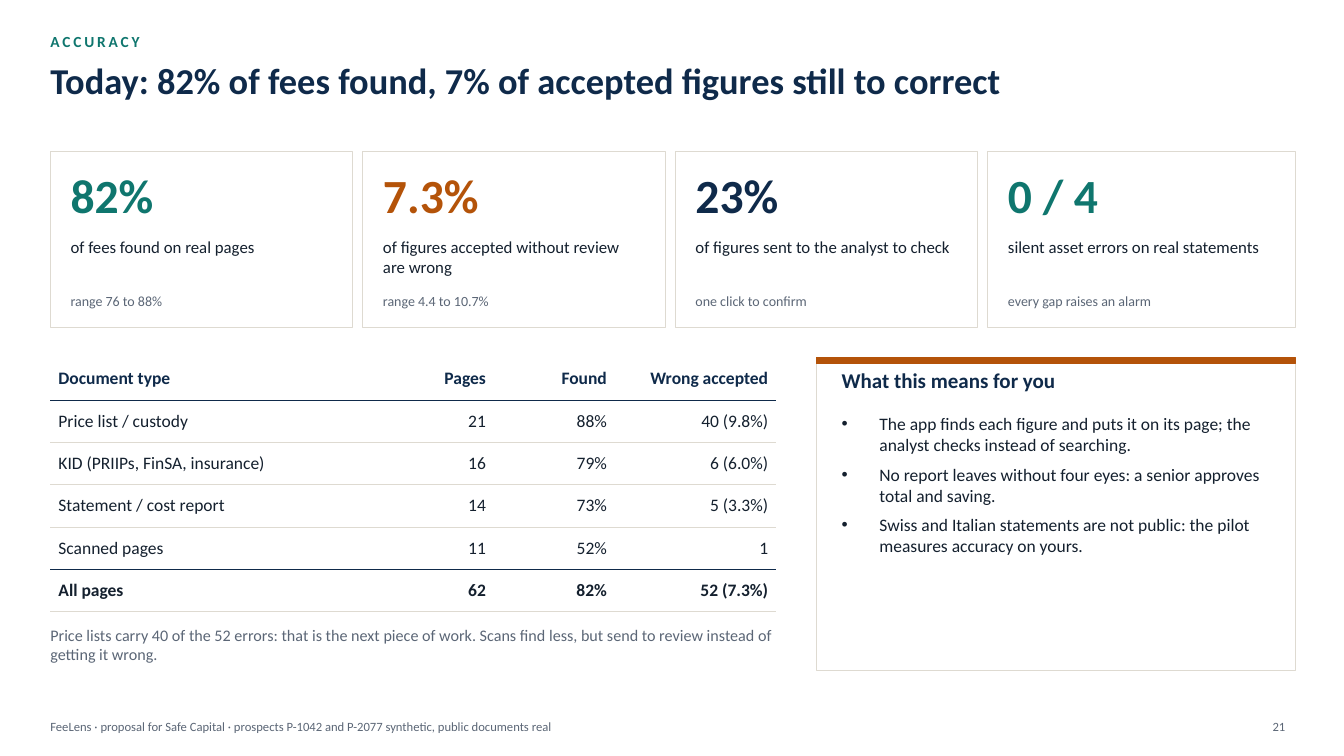
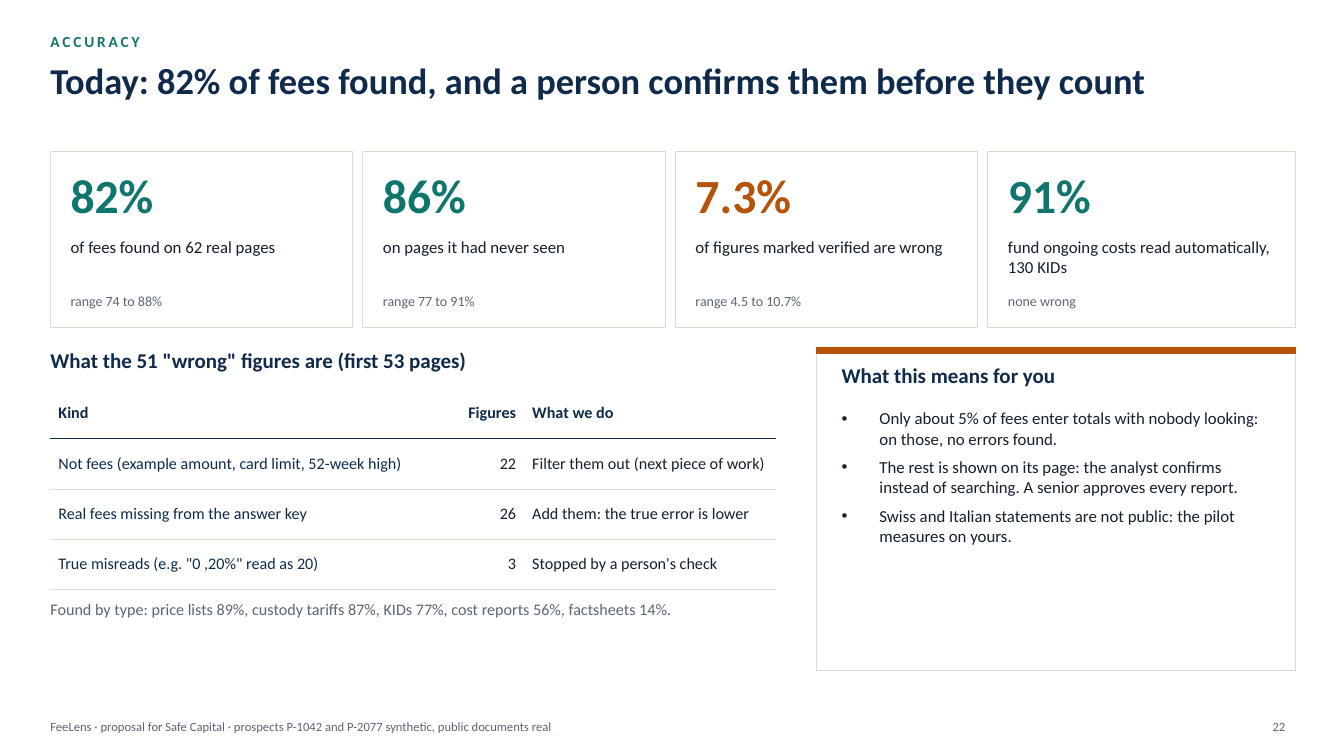
Before and after one commit to rossotti-alessandro/PortfolioCostEngine, a slide deck: slide 22 of slides/FeeLens_Proposal_EN.pptx (slide 21 before the commit). Drawn at 1344x756 pixels with LibreOffice and Linux fonts; fonts in the diff are those of the drawing. Boxes give left, top, right and bottom in pixels: in the first picture for what was removed or moved away, otherwise in the second. Text is boxed around its words. In the diff, an @@ line names an element or a change of style, - is before the commit and + after.

```diff
--- a/slides/FeeLens_Proposal_EN.pptx
+++ b/slides/FeeLens_Proposal_EN.pptx
@@ text at (50, 68, 1145, 100): text changed @@
-Today: 82% of fees found, 7% of accepted figures still to correct
+Today: 82% of fees found, and a person confirms them before they count
@@ text at (383, 180, 466, 214): text changed; text colour #B45309 to #0F766E @@
-7.3%
+86%
@@ text at (695, 180, 791, 214): text changed; text colour #0F2A4A to #B45309 @@
-23%
+7.3%
@@ text at (1008, 180, 1091, 214): text changed @@
-0 / 4
+91%
@@ text at (71, 241, 276, 256): text changed @@
-of fees found on real pages
+of fees found on 62 real pages
@@ text at (383, 241, 565, 256): text changed @@
-of figures accepted without review are wrong
+on pages it had never seen
@@ text at (695, 241, 942, 256): text changed @@
-of figures sent to the analyst to check
+of figures marked verified are wrong
@@ text at (1008, 241, 1270, 273): text changed @@
-silent asset errors on real statements
+fund ongoing costs read automatically, 130 KIDs
@@ text at (71, 296, 162, 309): text changed @@
-range 76 to 88%
+range 74 to 88%
@@ text at (383, 296, 474, 309): text changed @@
-range 4.4 to 10.7%
+range 77 to 91%
@@ text at (695, 296, 801, 309): text changed @@
-one click to confirm
+range 4.5 to 10.7%
@@ text at (1008, 299, 1076, 309): text changed @@
-every gap raises an alarm
+none wrong
@@ table removed at (50, 358, 776, 603), 6 rows, 4 columns @@
-Document type | Pages | Found | Wrong accepted
-Price list / custody | 21 | 88% | 40 (9.8%)
-KID (PRIIPs, FinSA, insurance) | 16 | 79% | 6 (6.0%)
-Statement / cost report | 14 | 73% | 5 (3.3%)
-Scanned pages | 11 | 52% | 1
-All pages | 62 | 82% | 52 (7.3%)
@@ text added at (50, 352, 466, 372), 15 pt, text #0F2A4A, bold @@
+What the 51 "wrong" figures are (first 53 pages)
@@ rectangle: place and size @@
-rectangle at (817, 358, 1296, 670)
+rectangle at (817, 348, 1296, 670)
@@ rectangle: place and size @@
-rectangle at (817, 358, 1296, 364)
+rectangle at (817, 348, 1296, 354)
@@ table added at (50, 388, 776, 576), 4 rows, 3 columns @@
+Kind | Figures | What we do
+Not fees (example amount, card limit, 52-week high) | 22 | Filter them out (next piece of work)
+Real fees missing from the answer key | 26 | Add them: the true error is lower
+True misreads (e.g. "0 ,20%" read as 20) | 3 | Stopped by a person's check
@@ text "What this means for you": place and size @@
-text "What this means for you" at (842, 373, 1055, 392)
+text "What this means for you" at (842, 368, 1055, 387)
@@ text at (879, 412, 1258, 545): text changed; size 12.5 to 12 pt @@
-• The app finds each figure and puts it on its page; the analyst checks instead of searching.
-• No report leaves without four eyes: a senior approves total and saving.
-• Swiss and Italian statements are not public: the pilot measures accuracy on yours.
+• Only about 5% of fees enter totals with nobody looking: on those, no errors found.
+• The rest is shown on its page: the analyst confirms instead of searching. A senior approves every report.
+• Swiss and Italian statements are not public: the pilot measures on yours.
@@ text added at (50, 604, 671, 618), 11.5 pt, text #5B6676 @@
+Found by type: price lists 89%, custody tariffs 87%, KIDs 77%, cost reports 56%, factsheets 14%.
@@ text removed at (50, 630, 771, 663) @@
-Price lists carry 40 of the 52 errors: that is the next piece of work. Scans find less, but send to review instead of getting it wrong.
@@ page number at (1273, 723, 1286, 731): text changed @@
-21
+22
```
Also in this commit, not shown: 16 other slides changed, 2 slides added, 36 other files.
